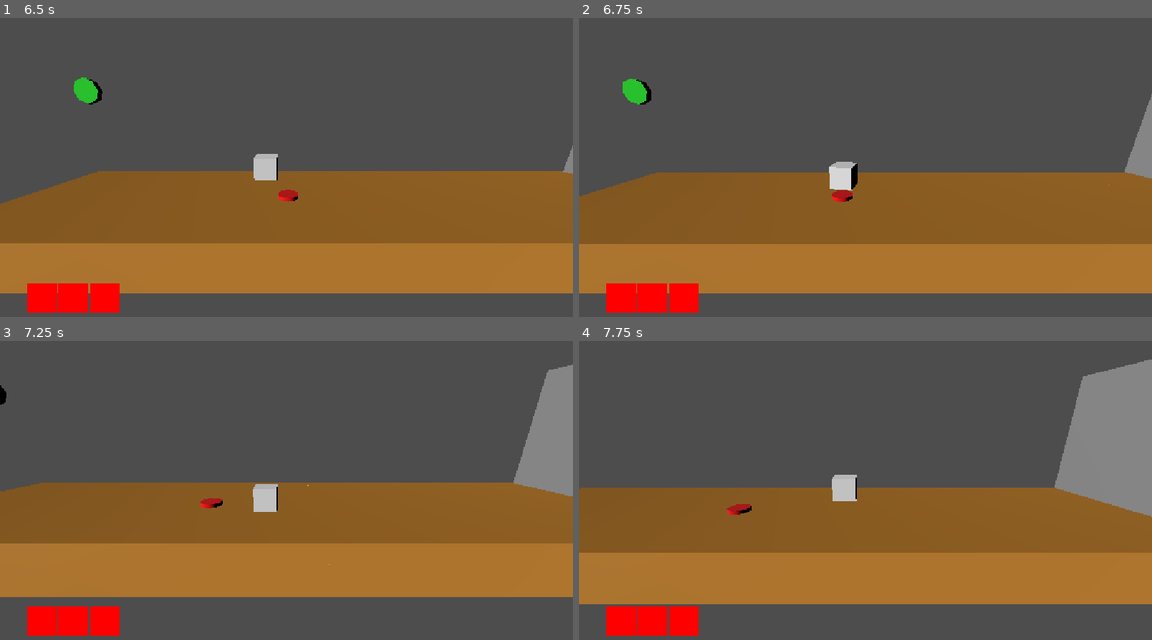
Above: before the commit, frames 1-4 (two rows, left to right).
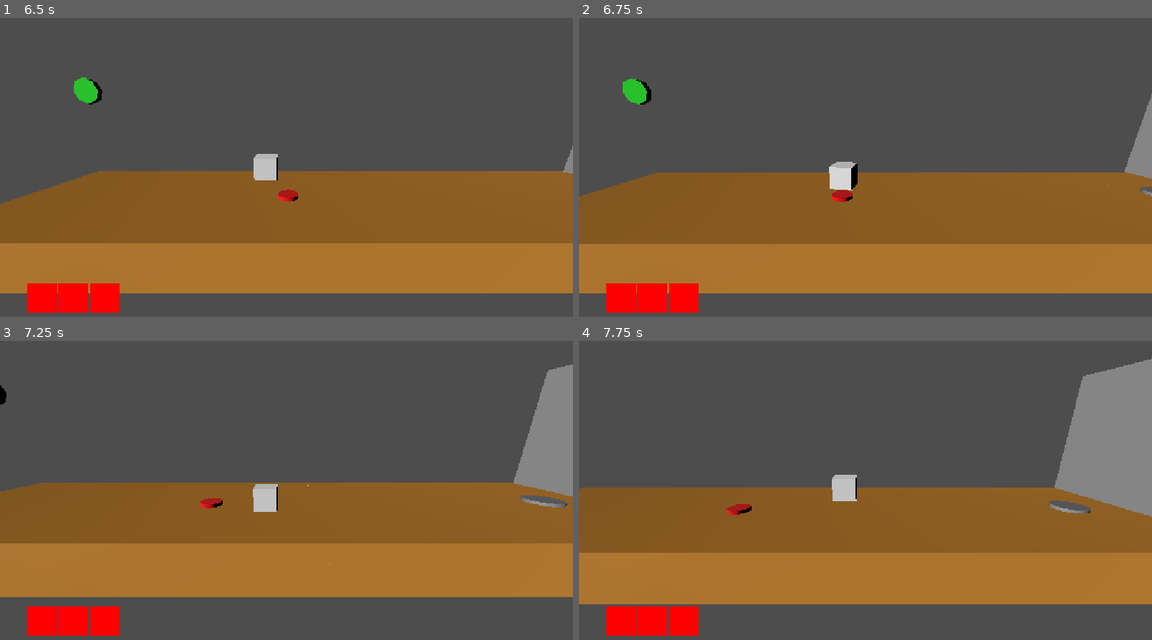
Above: after the commit, the same moments.

Repository: Nof-va/13dt1-nofo
Game: Godot game, scene res://Scenes/tut_door.tscn
Two runs of this game, one before a commit and one after it. Both use one fixed random seed, a clock stepped at 60 frames per second and the inputs below. This scene is started directly instead of the project's main scene.
Inputs:
- Up to frame 1 (6.5 s): tap Enter (ui_accept) at 0.5, 0.77, 1.52, 3.02, 3.77, 4.52, 6.02 s; hold D (move_right) 0.53-2.03 s; tap E (interact) at 0.6, 2.85, 5.1 s; tap W (move_away) at 1.35, 3.6, 5.85 s; hold A (move_left) 2.03-4.28 s; tap S (move_toward) at 2.1, 4.35 s; hold D (move_right) from 4.28 s (still down)
- Up to frame 2 (6.75 s): keep holding D (move_right); tap S (move_toward) at 6.6 s
- Up to frame 3 (7.25 s): keep holding D (move_right); tap Enter (ui_accept) at 6.77 s
- Up to frame 4 (7.75 s): keep holding D (move_right); tap E (interact) at 7.35 s; tap Enter (ui_accept) at 7.52 s

Frame 1 is identical in both runs. In frame 2, less than 0.1% of the frame differs, in the area x 97-100%, y 56-60%; in frame 3, 0.2%; in frame 4, 0.2%, in the area x 81-100%, y 5-58%.

Commit message:
Door refined + key slot

Diff:
--- a/13dt1-big-project/Scenes/door.tscn
+++ b/13dt1-big-project/Scenes/door.tscn
@@ -1,38 +1,57 @@
-[gd_scene load_steps=6 format=3 uid="uid://bsox5fhocy8mq"]
+[gd_scene load_steps=7 format=3 uid="uid://bsox5fhocy8mq"]
 
 [ext_resource type="Script" uid="uid://bftkkjx5rmgps" path="res://Scripts/door.gd" id="1_w6aom"]
 [ext_resource type="Script" uid="uid://bmbhywkb1x05g" path="res://Scripts/door_anim.gd" id="2_p0e35"]
-
-[sub_resource type="BoxShape3D" id="BoxShape3D_h7j2x"]
-size = Vector3(10.4241, 1, 8.49948)
 
 [sub_resource type="BoxShape3D" id="BoxShape3D_w6aom"]
 size = Vector3(0.797528, 6.80252, 7.85605)
 
 [sub_resource type="BoxMesh" id="BoxMesh_h7j2x"]
 
-[node name="Area3D" type="Area3D" node_paths=PackedStringArray("animator")]
+[sub_resource type="CylinderShape3D" id="CylinderShape3D_p0e35"]
+height = 0.518066
+radius = 0.76123
+
+[sub_resource type="CylinderMesh" id="CylinderMesh_fahql"]
+
+[node name="Node3D" type="Node3D" node_paths=PackedStringArray("raycast", "door_animator", "key_place")]
+script = ExtResource("1_w6aom")
+raycast = NodePath("StaticBody3D2/RayCast3D")
+door_animator = NodePath("AnimatableBody3D")
+key_place = NodePath("StaticBody3D2/Marker3D")
+
+[node name="AnimatableBody3D" type="AnimatableBody3D" parent="."]
+transform = Transform3D(1, 0, 0, 0, 1, 0, 0, 0, 1, 0, 3.5, 0)
 collision_layer = 9
 collision_mask = 9
-script = ExtResource("1_w6aom")
-animator = NodePath("Node3D/AnimatableBody3D")
-
-[node name="CollisionShape3D" type="CollisionShape3D" parent="."]
-shape = SubResource("BoxShape3D_h7j2x")
-
-[node name="Node3D" type="Node3D" parent="."]
-transform = Transform3D(1, 0, 0, 0, 1, 0, 0, 0, 1, 0, 2.91151, 0)
-
-[node name="AnimatableBody3D" type="AnimatableBody3D" parent="Node3D"]
 script = ExtResource("2_p0e35")
+a = Vector3(0, 3.5, 0)
 b = Vector3(0, 10, 0)
 
-[node name="CollisionShape3D" type="CollisionShape3D" parent="Node3D/AnimatableBody3D"]
+[node name="CollisionShape3D" type="CollisionShape3D" parent="AnimatableBody3D"]
 shape = SubResource("BoxShape3D_w6aom")
 
-[node name="CSGMesh3D" type="CSGMesh3D" parent="Node3D/AnimatableBody3D"]
+[node name="CSGMesh3D" type="CSGMesh3D" parent="AnimatableBody3D"]
 transform = Transform3D(0.5, 0, 0, 0, 6.825, 0, 0, 0, 8, 0, 0, 0)
 mesh = SubResource("BoxMesh_h7j2x")
 
-[connection signal="body_entered" from="." to="." method="_on_body_entered"]
-[connection signal="body_exited" from="." to="." method="_on_body_exited"]
+[node name="StaticBody3D2" type="StaticBody3D" parent="."]
+transform = Transform3D(1, 0, 0, 0, 1, 0, 0, 0, 1, -3, 0, 0)
+collision_layer = 9
+collision_mask = 9
+
+[node name="CollisionShape3D" type="CollisionShape3D" parent="StaticBody3D2"]
+shape = SubResource("CylinderShape3D_p0e35")
+
+[node name="MeshInstance3D" type="MeshInstance3D" parent="StaticBody3D2"]
+transform = Transform3D(1.5, 0, 0, 0, 0.25, 0, 0, 0, 1.5, 0, 0, 0)
+mesh = SubResource("CylinderMesh_fahql")
+skeleton = NodePath("../..")
+
+[node name="RayCast3D" type="RayCast3D" parent="StaticBody3D2"]
+transform = Transform3D(1, 0, 0, 0, -1, 8.74228e-08, 0, -8.74228e-08, -1, 0, 0, 0)
+target_position = Vector3(0, -2, 0)
+collision_mask = 8
+
+[node name="Marker3D" type="Marker3D" parent="StaticBody3D2"]
+transform = Transform3D(1, 0, 0, 0, 1, 0, 0, 0, 1, 0, 1, 0)
--- a/13dt1-big-project/Scenes/player_body.tscn
+++ b/13dt1-big-project/Scenes/player_body.tscn
@@ -1,7 +1,6 @@
-[gd_scene load_steps=8 format=3 uid="uid://qyvxj6m7bb1f"]
+[gd_scene load_steps=7 format=3 uid="uid://qyvxj6m7bb1f"]
 
 [ext_resource type="Script" uid="uid://bp12s3pw0xiyh" path="res://Scripts/playerbody.gd" id="1_qyis3"]
-[ext_resource type="Script" uid="uid://c44f01yx354vm" path="res://Scripts/player_raycast.gd" id="2_jv7n1"]
 [ext_resource type="PackedScene" uid="uid://bow0b6gfwhjcm" path="res://Scenes/hearts.tscn" id="2_rg6xc"]
 
 [sub_resource type="BoxShape3D" id="BoxShape3D_1m5js"]
@@ -29,12 +28,10 @@
 [node name="Body" type="CollisionShape3D" parent="."]
 shape = SubResource("BoxShape3D_1m5js")
 
-[node name="RayCast3D" type="RayCast3D" parent="Body" node_paths=PackedStringArray("player")]
+[node name="RayCast3D" type="RayCast3D" parent="Body"]
 transform = Transform3D(-4.37114e-08, 0, 1, 0, 1, 0, -1, 0, -4.37114e-08, 0, 0, 0)
 target_position = Vector3(2, 0, 0)
 collision_mask = 8
-script = ExtResource("2_jv7n1")
-player = NodePath("../..")
 
 [node name="MeshInstance3D" type="MeshInstance3D" parent="Body"]
 mesh = SubResource("BoxMesh_dd1i8")
--- a/13dt1-big-project/Scenes/tut_door.tscn
+++ b/13dt1-big-project/Scenes/tut_door.tscn
@@ -72,8 +72,8 @@
 }
 metadata/_editor_floor_ = Vector3(0, -1, 0)
 
-[node name="Area3D" parent="." instance=ExtResource("8_4ter2")]
-transform = Transform3D(1, 0, 0, 0, 1, 0, 0, 0, 1, 22.1877, 0.483015, -3.99761)
+[node name="Door" parent="." instance=ExtResource("8_4ter2")]
+transform = Transform3D(1, 0, 0, 0, 1, 0, 0, 0, 1, 22.1877, -0.092747, -3.99761)
 
 [node name="Area3D2" parent="." instance=ExtResource("9_vyrct")]
 transform = Transform3D(1, 0, 0, 0, 1, 0, 0, 0, 1, 35.6686, 4.62438, -3.97205)
--- a/13dt1-big-project/Scripts/door.gd
+++ b/13dt1-big-project/Scripts/door.gd
@@ -1,12 +1,23 @@
-extends Area3D
+extends Node3D
 
-@export var animator : AnimatableBody3D
-
-func _on_body_entered(body: Node3D) -> void:
-	if body.is_in_group("Moveable"):
-		animator.open()
+@export var raycast : RayCast3D
+@export var door_animator : AnimatableBody3D
+@export var key_place : Marker3D
+var door_open = false
+var collider
 
 
-func _on_body_exited(body: Node3D) -> void:
-	if body.is_in_group("Moveable"):
-		animator.close()
+func _physics_process(_delta: float) -> void:
+
+	if raycast.is_colliding():
+		collider = raycast.get_collider()
+
+		if collider.is_in_group("Moveable"):
+			collider.position = key_place.global_position
+			if door_open == false:
+				door_animator.open()
+				door_open = true
+
+	elif door_open == true:
+			door_animator.close()
+			door_open = false
--- a/13dt1-big-project/Scripts/player_raycast.gd
+++ /dev/null
@@ -1,10 +0,0 @@
-extends RayCast3D
-
-@onready var raycast = $"."
-@export var player : Node
-var item: RigidBody3D
-var old_parent
-
-func _physics_process(_delta: float) -> void:
-	if raycast.is_colliding():
-		item = get_collider()
Not shown, removed: 13dt1-big-project/Scripts/player_raycast.gd.uid
